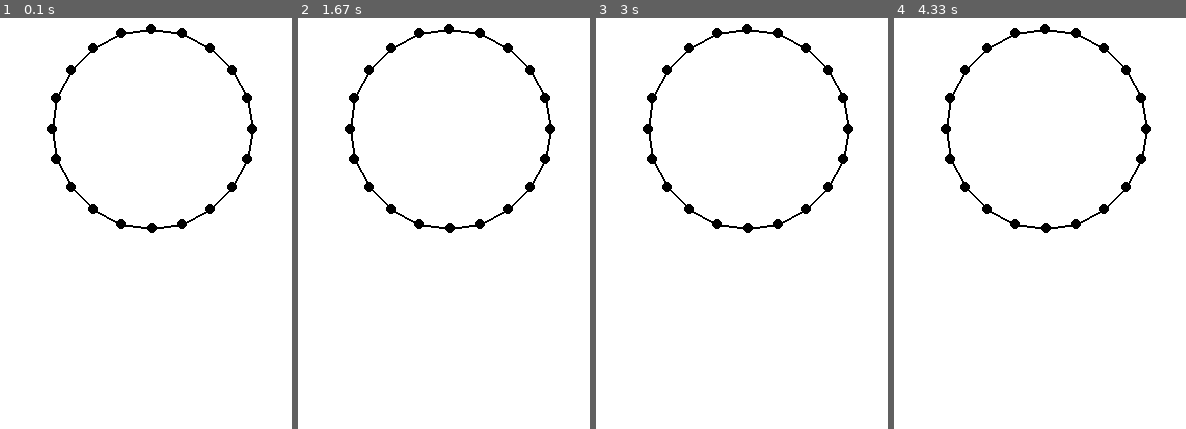
Above: before the commit, frames 1-4 (left to right).
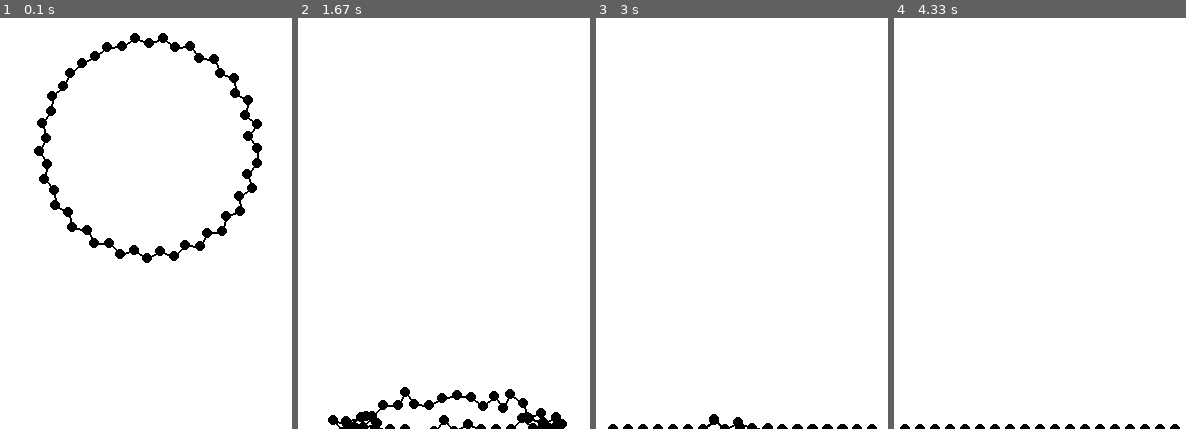
Above: after the commit, the same moments.

Repository: Mohitlumia/Projects
Game: pygame game, started from Simulation/Rope Loop Sagging Simulation/main.py
The game is run twice, just before and just after one commit, with the same random seed, the same clock (stepped at 60 frames per second) and the same inputs.
Inputs:
- Up to frame 1 (0.1 s): no input
- Up to frame 2 (1.67 s): no input
- Up to frame 3 (3 s): no input
- Up to frame 4 (4.33 s): no input

The runs differ from the first frame. In frame 1, 5.0% of the frame differs, in the area x 11-90%, y 1-60%; in frame 2, 4.2%; in frame 3, 2.7%; in frame 4, 2.5%.

Commit message:
included distance constraints between rope elements

Diff:
--- a/Simulation/Rope Loop Sagging Simulation/main.py
+++ b/Simulation/Rope Loop Sagging Simulation/main.py
@@ -9,13 +9,21 @@
     clock = pygame.time.Clock()
 
     # Create a Loop_Rope instance
-    loop_rope = Loop_Rope(400, 300, 100, 20)
+    loop_rope = Loop_Rope(400, 300, 100, 50)
 
     running = True
     while running:
         for event in pygame.event.get():
             if event.type == pygame.QUIT:
                 running = False
+
+        for roop_element in loop_rope.elements:
+            if roop_element.pos[1] > 600:
+                roop_element.vy *= -0.7  # simple bounce effect
+                roop_element.pos[1] = 600
+            roop_element.vy += 0.1*9.81  # gravity
+            roop_element.pos[0] += roop_element.vx
+            roop_element.pos[1] += roop_element.vy
 
         screen.fill((255, 255, 255))  # Clear the screen with white
         loop_rope.update()
--- a/Simulation/Rope Loop Sagging Simulation/objects/loop_rope.py
+++ b/Simulation/Rope Loop Sagging Simulation/objects/loop_rope.py
@@ -1,16 +1,20 @@
 import pygame
 import math
+import numpy as np
 
 class Rope_element:
-    def __init__(self, x, y, mass=1):
-        self.x = x
-        self.y = y
+    def __init__(self, x, y):
+        self.pos = np.array([x, y], dtype=float)
+        self.vx = 0
+        self.vy = 0
         self.next = None
         self.prev = None
+
 
 class Loop_Rope:
     def __init__(self, centre_x, centre_y, radius, num_elements):
         self.elements = []
+        self.num_elements = num_elements
         angle_step = 2 * 3.14159 / num_elements
         for i in range(num_elements):
             angle = i * angle_step
@@ -25,14 +29,29 @@
         self.elements[0].prev = self.elements[-1]
         self.elements[-1].next = self.elements[0]
 
-    def update(self):
-        # Placeholder for update logic (e.g., physics simulation)
-        pass
+    def update(self, iterations=50, circles=None):
+        if circles is None:
+            circles = []
+        for _ in range(iterations):
+            # distance constraints (closed loop)
+            for i in range(self.num_elements):
+                j = (i + 1) % self.num_elements
+                n1 = self.elements[i]
+                n2 = self.elements[j]
+                d = n2.pos - n1.pos
+                dist = np.linalg.norm(d)
+                if dist == 0.0:
+                    d = np.array([1e-6, 0.0])
+                    dist = np.linalg.norm(d)
+                diff = (dist - 15) / dist
+                correction = 0.5 * diff * d
+                n1.pos += correction
+                n2.pos -= correction
 
     def draw(self, screen):
         for element in self.elements:
-            #pygame.draw.circle(screen, (0, 0, 0), (int(element.x), int(element.y)), 5)
-            pygame.draw.circle(screen, (0, 0, 0), (element.x, element.y), 5)
+            #pygame.draw.circle(screen, (0, 0, 0), (int(element.pos[0]), int(element.pos[1])), 5)
+            pygame.draw.circle(screen, (0, 0, 0), (element.pos[0], element.pos[1]), 5)
             if element.next:
-                #pygame.draw.line(screen, (0, 0, 0), (int(element.x), int(element.y)), (int(element.next.x), int(element.next.y)), 2)
-                pygame.draw.line(screen, (0, 0, 0), (element.x, element.y), (element.next.x, element.next.y), 2)
+                #pygame.draw.line(screen, (0, 0, 0), (int(element.pos[0]), int(element.pos[1])), (int(element.next.pos[0]), int(element.next.pos[1])), 2)
+                pygame.draw.line(screen, (0, 0, 0), (element.pos[0], element.pos[1]), (element.next.pos[0], element.next.pos[1]), 2)
